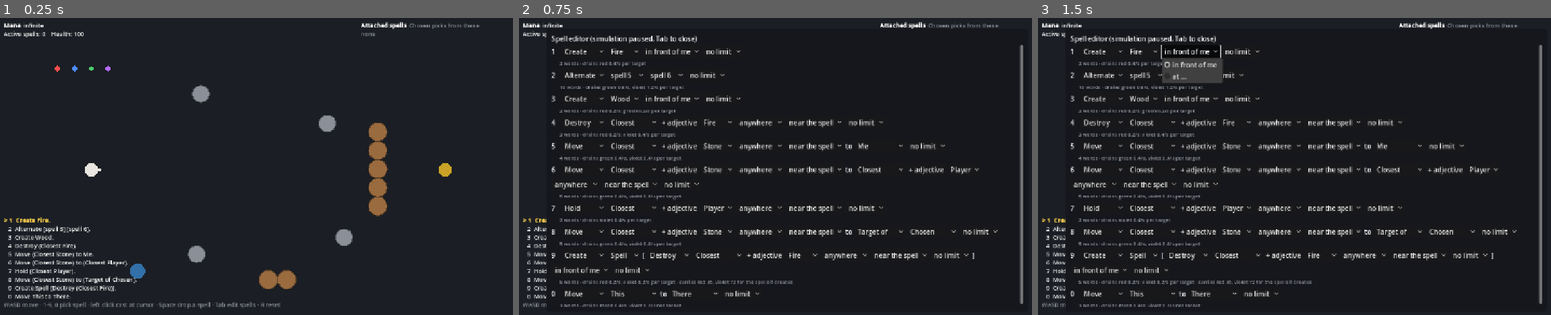
Above: before the commit, frames 1-3 (left to right).
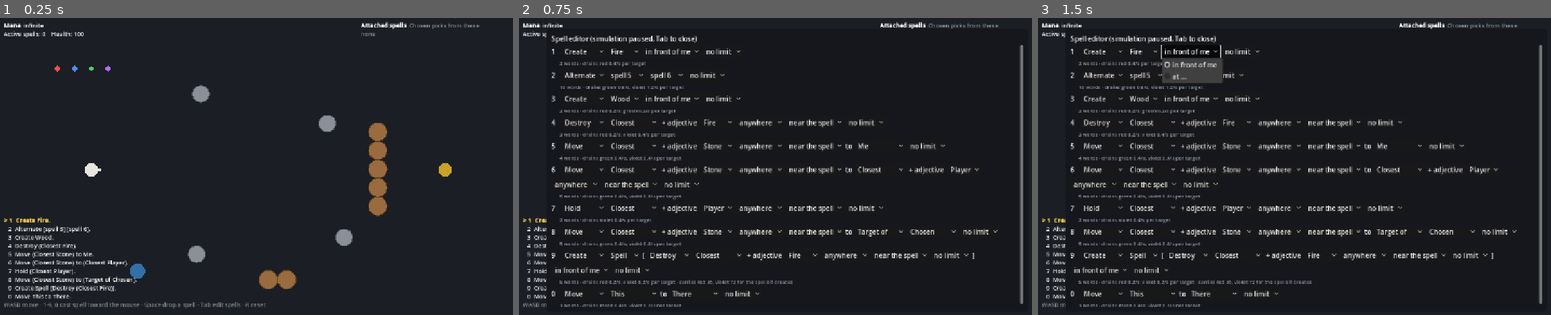
Above: after the commit, the same moments.

Repository: oscarjocque/spellcraft-prototype
Game: Godot game, scene res://scenes/main.tscn
Same seed, same stepped clock (60 frames per second), same inputs: the game is played once before the commit and once after it.
Inputs (mouse positions are in pixels of both pictures, inside the frame that each line leads up to):
- Up to frame 1 (0.25 s): no input
- Up to frame 2 (0.75 s): tap Enter at 0.5 s; move the mouse to (903, 154) at 0.52 s; hold D (move_right) from 0.53 s (still down); tap Tab at 0.6 s; click (903, 154) at 0.67 s
- Up to frame 3 (1.5 s): tap Space at 0.77 s; release D (move_right) at 1.25 s; click "in front of me" at 1.25 s

The runs differ from the first frame. In frame 1, 0.3% of the frame differs, in the area x 11-55%, y 95-98%; in frame 2, nothing differs; in frame 3, nothing differs.

Commit message:
Cast with the number keys directly
A number key now casts its slot's spell toward the mouse right away
(starting its picks, if it has any), instead of selecting the slot for
a left click to cast. Left click is only used to pick This and There.
The HUD highlights the slot cast last.

Co-Authored-By: Claude Opus 5.5 <noreply@anthropic.com>
Claude-Session: https://claude.ai/code/session_013jfXwMwWtv4oDjb8vuFPPJ

Diff:
--- a/scripts/main.gd
+++ b/scripts/main.gd
@@ -11,7 +11,7 @@
 var sim: Simulation
 var player: WorldObject
 var slots: Array = Sandbox.PRESETS.duplicate(true)
-var selected := 0
+var selected := 0  # the slot cast last, highlighted in the HUD
 var _accum := 0.0
 var _pending_cast := {}  # {"ast", "aim"} to send with the next tick's command
 var _casting := {}  # a cast waiting on picks: {"ast", "aim", "nouns", "index"}
@@ -164,16 +164,16 @@
 	if event is InputEventKey and event.pressed and not event.echo:
 		var slot: int = 9 if event.keycode == KEY_0 else event.keycode - KEY_1
 		if slot >= 0 and slot < mini(slots.size(), 10):
-			selected = slot
+			# A number key casts its slot toward the mouse right away.
+			if _casting.is_empty() and not picker.visible:
+				selected = slot
+				_begin_cast(view.get_global_mouse_position())
 		elif event.keycode == KEY_SPACE and _casting.is_empty() and not picker.visible:
 			_dropping = true
 			picker.ask_drop(sim.inventory(player))
 			get_viewport().set_input_as_handled()
 		elif event.keycode == KEY_R:
 			_reset()
-	elif event is InputEventMouseButton and event.pressed and event.button_index == MOUSE_BUTTON_LEFT:
-		if _casting.is_empty():
-			_begin_cast(view.get_global_mouse_position())
 
 
 ## While picking This or There: a click picks, Esc cancels the cast.
--- a/scripts/ui/hud.gd
+++ b/scripts/ui/hud.gd
@@ -41,7 +41,7 @@
 		text += ("[b][color=#ffd34d]> %s[/color][/b]" % line if i == selected else "   " + line) + "\n"
 	for m in sim.messages:
 		text += "[color=#ff8a8a]%s[/color]\n" % m
-	text += "[color=#8a8f98]WASD move · 1-9, 0 pick spell · left click cast at cursor · Space drop a spell · Tab edit spells · R reset[/color]"
+	text += "[color=#8a8f98]WASD move · 1-9, 0 cast spell toward the mouse · Space drop a spell · Tab edit spells · R reset[/color]"
 	_bottom.text = text
 
 	var inv := "[b]Attached spells[/b]  [color=#8a8f98]Chosen picks from these[/color]\n"
Not shown, changed: README.md
